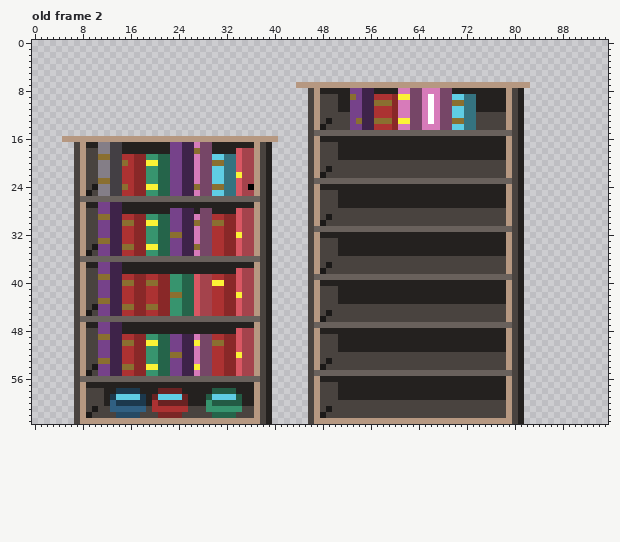
Pixel-art file: SkeletonSlayerUnity/Assets/ASSETS_ROOT/assets/misc/bookshelf.aseprite. Above is the file before it was changed.
96x64 pixels, 2 frames. Colours within 5 levels of each other are drawn and written as one. Shown: old frame 2. The commit also changed other frames, which this record leaves out.
The same view after the edit:
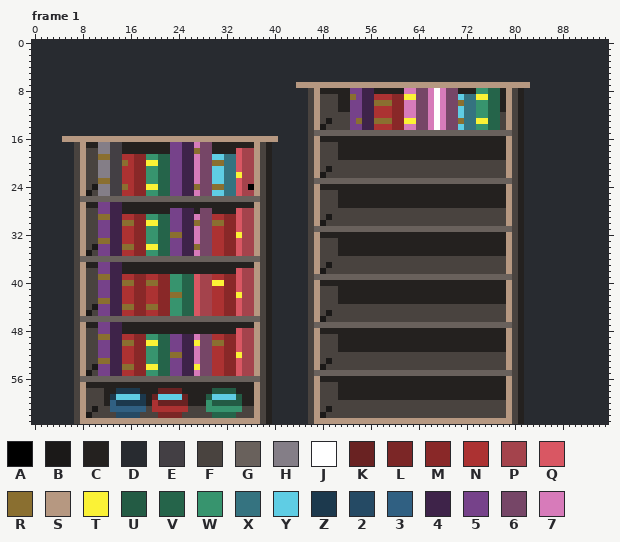
Palette (. is transparent): A #000000  B #1b1918  C #24211f  D #282b30  E #433f44  F #49433f  G #69615c  H #847e87  J #ffffff  K #692222  L #7b2626  M #892828  N #ac3232  P #a4434c  Q #d95763  R #8a6f30  S #b69881  T #fbf236  U #235b44  V #25644a  W #37946e  X #357380  Y #5fcde4  Z #1c394d  2 #254a64  3 #306082  4 #3e2349  5 #76428a  6 #764667  7 #d77bba
A new or re-ordered frame is compared with the old frame closest to it.
Change:
layer "Background" now shown
layer "book_shelf_big" added
layer "Layer 1" removed
frames re-ordered
Changed rows in their new state; - is an unchanged pixel.
Frame 1 against old frame 2, layers "book_shelf_big", "Background":
first column x 0:
 0 DDDDDDDDDDDDDDDDDDDDDDDDDDDDDDDDDDDDDDDDDDDDDDDDDDDDDDDDDDDDDDDDDDDDDDDDDDDDDDDDDDDDDDDDDDDDDDDD
 1 DDDDDDDDDDDDDDDDDDDDDDDDDDDDDDDDDDDDDDDDDDDDDDDDDDDDDDDDDDDDDDDDDDDDDDDDDDDDDDDDDDDDDDDDDDDDDDDD
 2 DDDDDDDDDDDDDDDDDDDDDDDDDDDDDDDDDDDDDDDDDDDDDDDDDDDDDDDDDDDDDDDDDDDDDDDDDDDDDDDDDDDDDDDDDDDDDDDD
 3 DDDDDDDDDDDDDDDDDDDDDDDDDDDDDDDDDDDDDDDDDDDDDDDDDDDDDDDDDDDDDDDDDDDDDDDDDDDDDDDDDDDDDDDDDDDDDDDD
 4 DDDDDDDDDDDDDDDDDDDDDDDDDDDDDDDDDDDDDDDDDDDDDDDDDDDDDDDDDDDDDDDDDDDDDDDDDDDDDDDDDDDDDDDDDDDDDDDD
 5 DDDDDDDDDDDDDDDDDDDDDDDDDDDDDDDDDDDDDDDDDDDDDDDDDDDDDDDDDDDDDDDDDDDDDDDDDDDDDDDDDDDDDDDDDDDDDDDD
 6 DDDDDDDDDDDDDDDDDDDDDDDDDDDDDDDDDDDDDDDDDDDDDDDDDDDDDDDDDDDDDDDDDDDDDDDDDDDDDDDDDDDDDDDDDDDDDDDD
 7 DDDDDDDDDDDDDDDDDDDDDDDDDDDDDDDDDDDDDDDDDDDD---------------------------------------DDDDDDDDDDDDD
 8 DDDDDDDDDDDDDDDDDDDDDDDDDDDDDDDDDDDDDDDDDDDDDD---------------C-7-6-J7-6---WWVV----DDDDDDDDDDDDDD
 9 DDDDDDDDDDDDDDDDDDDDDDDDDDDDDDDDDDDDDDDDDDDDDD---------------M-T-67J7-6---TTVV----DDDDDDDDDDDDDD
10 DDDDDDDDDDDDDDDDDDDDDDDDDDDDDDDDDDDDDDDDDDDDDD---------------M-7-67J7-6---WWVV----DDDDDDDDDDDDDD
11 DDDDDDDDDDDDDDDDDDDDDDDDDDDDDDDDDDDDDDDDDDDDDD---------------M-7-67J7-6---WWVV----DDDDDDDDDDDDDD
12 DDDDDDDDDDDDDDDDDDDDDDDDDDDDDDDDDDDDDDDDDDDDDD---------------M-7-67J7-6---WWVV----DDDDDDDDDDDDDD
13 DDDDDDDDDDDDDDDDDDDDDDDDDDDDDDDDDDDDDDDDDDDDDD---------------M-T-67J7-6---TTVV----DDDDDDDDDDDDDD
14 DDDDDDDDDDDDDDDDDDDDDDDDDDDDDDDDDDDDDDDDDDDDDD---------------M-7-6-J7-6---WWVV----DDDDDDDDDDDDDD
15 DDDDDDDDDDDDDDDDDDDDDDDDDDDDDDDDDDDDDDDDDDDDDD------------------------------------DDDDDDDDDDDDDD
16 DDDDD------------------------------------DDDDD------------------------------------DDDDDDDDDDDDDD
17 DDDDDDD---------------------------------DDDDDD------------------------------------DDDDDDDDDDDDDD
18 DDDDDDD---------------------------------DDDDDD------------------------------------DDDDDDDDDDDDDD
19 DDDDDDD---------------------------------DDDDDD------------------------------------DDDDDDDDDDDDDD
20 DDDDDDD---------------------------------DDDDDD------------------------------------DDDDDDDDDDDDDD
21 DDDDDDD---------------------------------DDDDDD------------------------------------DDDDDDDDDDDDDD
22 DDDDDDD---------------------------------DDDDDD------------------------------------DDDDDDDDDDDDDD
23 DDDDDDD---------------------------------DDDDDD------------------------------------DDDDDDDDDDDDDD
24 DDDDDDD---------------------------------DDDDDD------------------------------------DDDDDDDDDDDDDD
25 DDDDDDD---------------------------------DDDDDD------------------------------------DDDDDDDDDDDDDD
26 DDDDDDD---------------------------------DDDDDD------------------------------------DDDDDDDDDDDDDD
27 DDDDDDD---------------------------------DDDDDD------------------------------------DDDDDDDDDDDDDD
28 DDDDDDD---------------------------------DDDDDD------------------------------------DDDDDDDDDDDDDD
29 DDDDDDD---------------------------------DDDDDD------------------------------------DDDDDDDDDDDDDD
30 DDDDDDD---------------------------------DDDDDD------------------------------------DDDDDDDDDDDDDD
31 DDDDDDD---------------------------------DDDDDD------------------------------------DDDDDDDDDDDDDD
32 DDDDDDD---------------------------------DDDDDD------------------------------------DDDDDDDDDDDDDD
33 DDDDDDD---------------------------------DDDDDD------------------------------------DDDDDDDDDDDDDD
34 DDDDDDD---------------------------------DDDDDD------------------------------------DDDDDDDDDDDDDD
35 DDDDDDD---------------------------------DDDDDD------------------------------------DDDDDDDDDDDDDD
36 DDDDDDD---------------------------------DDDDDD------------------------------------DDDDDDDDDDDDDD
37 DDDDDDD---------------------------------DDDDDD------------------------------------DDDDDDDDDDDDDD
38 DDDDDDD---------------------------------DDDDDD------------------------------------DDDDDDDDDDDDDD
39 DDDDDDD---------------------------------DDDDDD------------------------------------DDDDDDDDDDDDDD
40 DDDDDDD---------------------------------DDDDDD------------------------------------DDDDDDDDDDDDDD
41 DDDDDDD---------------------------------DDDDDD------------------------------------DDDDDDDDDDDDDD
42 DDDDDDD---------------------------------DDDDDD------------------------------------DDDDDDDDDDDDDD
43 DDDDDDD---------------------------------DDDDDD------------------------------------DDDDDDDDDDDDDD
44 DDDDDDD---------------------------------DDDDDD------------------------------------DDDDDDDDDDDDDD
45 DDDDDDD---------------------------------DDDDDD------------------------------------DDDDDDDDDDDDDD
46 DDDDDDD---------------------------------DDDDDD------------------------------------DDDDDDDDDDDDDD
47 DDDDDDD---------------------------------DDDDDD------------------------------------DDDDDDDDDDDDDD
48 DDDDDDD---------------------------------DDDDDD------------------------------------DDDDDDDDDDDDDD
49 DDDDDDD---------------------------------DDDDDD------------------------------------DDDDDDDDDDDDDD
50 DDDDDDD---------------------------------DDDDDD------------------------------------DDDDDDDDDDDDDD
51 DDDDDDD---------------------------------DDDDDD------------------------------------DDDDDDDDDDDDDD
52 DDDDDDD---------------------------------DDDDDD------------------------------------DDDDDDDDDDDDDD
53 DDDDDDD---------------------------------DDDDDD------------------------------------DDDDDDDDDDDDDD
54 DDDDDDD---------------------------------DDDDDD------------------------------------DDDDDDDDDDDDDD
55 DDDDDDD---------------------------------DDDDDD------------------------------------DDDDDDDDDDDDDD
56 DDDDDDD---------------------------------DDDDDD------------------------------------DDDDDDDDDDDDDD
57 DDDDDDD---------------------------------DDDDDD------------------------------------DDDDDDDDDDDDDD
58 DDDDDDD---------------------------------DDDDDD------------------------------------DDDDDDDDDDDDDD
59 DDDDDDD---------------------------------DDDDDD------------------------------------DDDDDDDDDDDDDD
60 DDDDDDD---------------------------------DDDDDD------------------------------------DDDDDDDDDDDDDD
61 DDDDDDD---------------------------------DDDDDD------------------------------------DDDDDDDDDDDDDD
62 DDDDDDD---------------------------------DDDDDD------------------------------------DDDDDDDDDDDDDD
63 DDDDDDD---------------------------------DDDDDD------------------------------------DDDDDDDDDDDDDD
